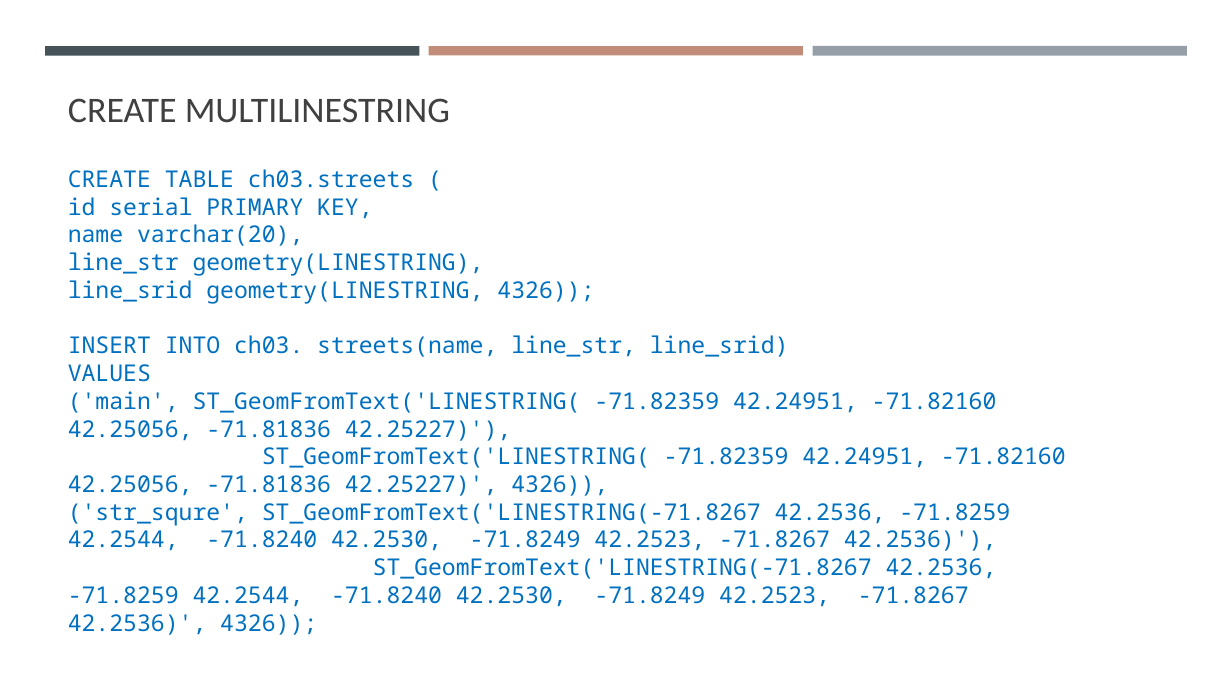
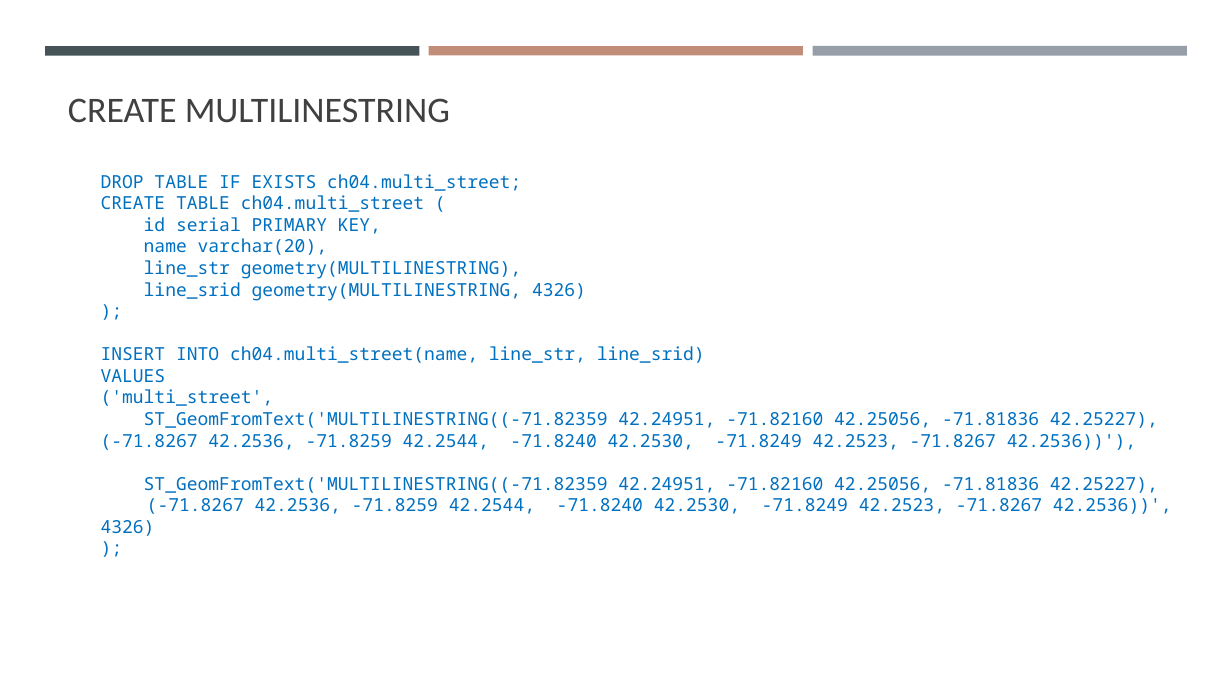
Before and after one commit to gisynw/ssj-376, a slide deck: slide 27 of docs/Lectures/Week03/Week03_SpatialData.pptx (slide 40 before the commit). Drawn at 1232x693 pixels with LibreOffice and Linux fonts; fonts in the diff are those of the drawing. Boxes give left, top, right and bottom in pixels: in the first picture for what was removed or moved away, otherwise in the second. Text is boxed around its words. In the diff, an @@ line names an element or a change of style, - is before the commit and + after.

```diff
--- a/docs/Lectures/Week03/Week03_SpatialData.pptx
+++ b/docs/Lectures/Week03/Week03_SpatialData.pptx
@@ text "DROP TABLE IF EXISTS ch04.multi_street;": place and size @@
-text "DROP TABLE IF EXISTS ch04.multi_street;" at [68, 169, 1066, 635]
+text "DROP TABLE IF EXISTS ch04.multi_street;" at [101, 174, 1172, 536]
@@ text at [101, 174, 521, 212]: text changed; size 18 to 14 pt @@
-CREATE TABLE ch03.streets (
+DROP TABLE IF EXISTS ch04.multi_street;
+CREATE TABLE ch04.multi_street (
@@ text at [101, 217, 381, 383]: size 18 to 14 pt in "id serial PRIMARY KEY,", "name varchar(20),", "VALUES" @@
@@ text at [101, 260, 705, 363]: text changed; size 18 to 14 pt @@
-line_str geometry(LINESTRING),
-line_srid geometry(LINESTRING, 4326));
-INSERT INTO ch03. streets(name, line_str, line_srid)
+line_str geometry(MULTILINESTRING),
+line_srid geometry(MULTILINESTRING, 4326)
+);
+INSERT INTO ch04.multi_street(name, line_str, line_srid)
@@ text at [101, 389, 1172, 536]: text changed; size 18 to 14 pt @@
-('main', ST_GeomFromText('LINESTRING( -71.82359 42.24951, -71.82160 42.25056, -71.81836 42.25227)'),
-ST_GeomFromText('LINESTRING( -71.82359 42.24951, -71.82160 42.25056, -71.81836 42.25227)', 4326)),
-('str_squre', ST_GeomFromText('LINESTRING(-71.8267 42.2536, -71.8259 42.2544, -71.8240 42.2530, -71.8249 42.2523, -71.8267 42.2536)'),
-ST_GeomFromText('LINESTRING(-71.8267 42.2536, -71.8259 42.2544, -71.8240 42.2530, -71.8249 42.2523, -71.8267 42.2536)', 4326));
+('multi_street',
+ST_GeomFromText('MULTILINESTRING((-71.82359 42.24951, -71.82160 42.25056, -71.81836 42.25227),
+(-71.8267 42.2536, -71.8259 42.2544, -71.8240 42.2530, -71.8249 42.2523, -71.8267 42.2536))'),
+ST_GeomFromText('MULTILINESTRING((-71.82359 42.24951, -71.82160 42.25056, -71.81836 42.25227),
+(-71.8267 42.2536, -71.8259 42.2544, -71.8240 42.2530, -71.8249 42.2523, -71.8267 42.2536))', 4326)
+);
```
Also in this commit, not shown: 14 other slides changed, 4 slides added, 5 slides removed, 4 other files.
